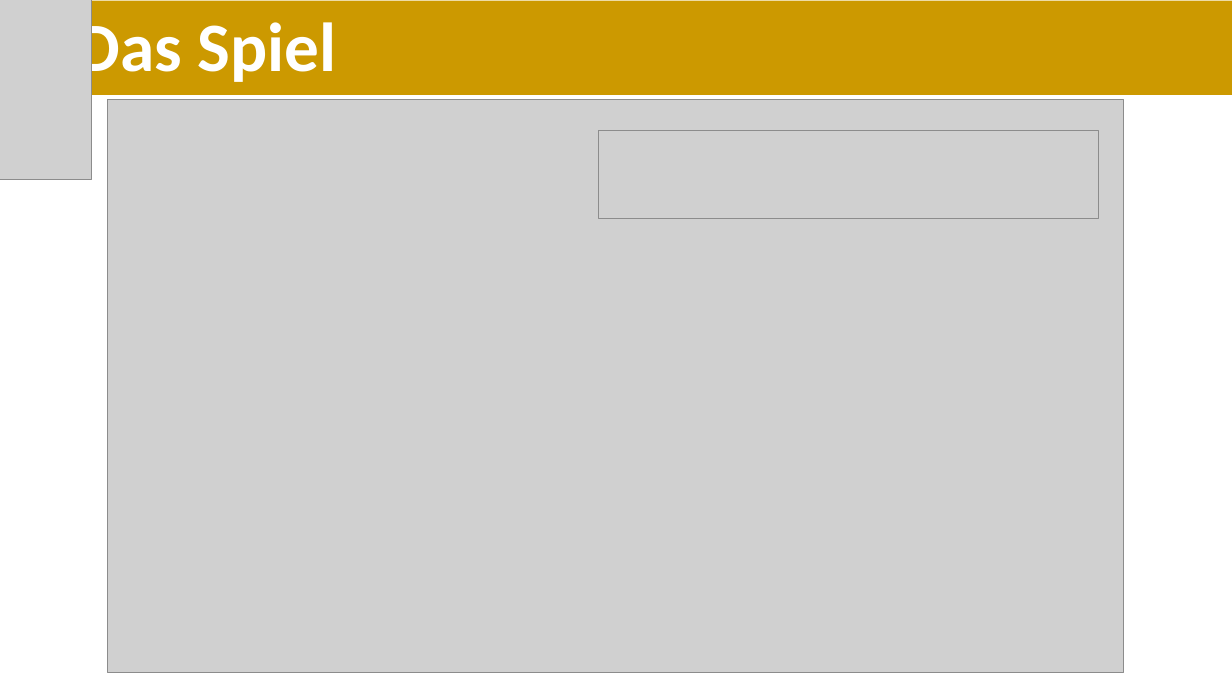
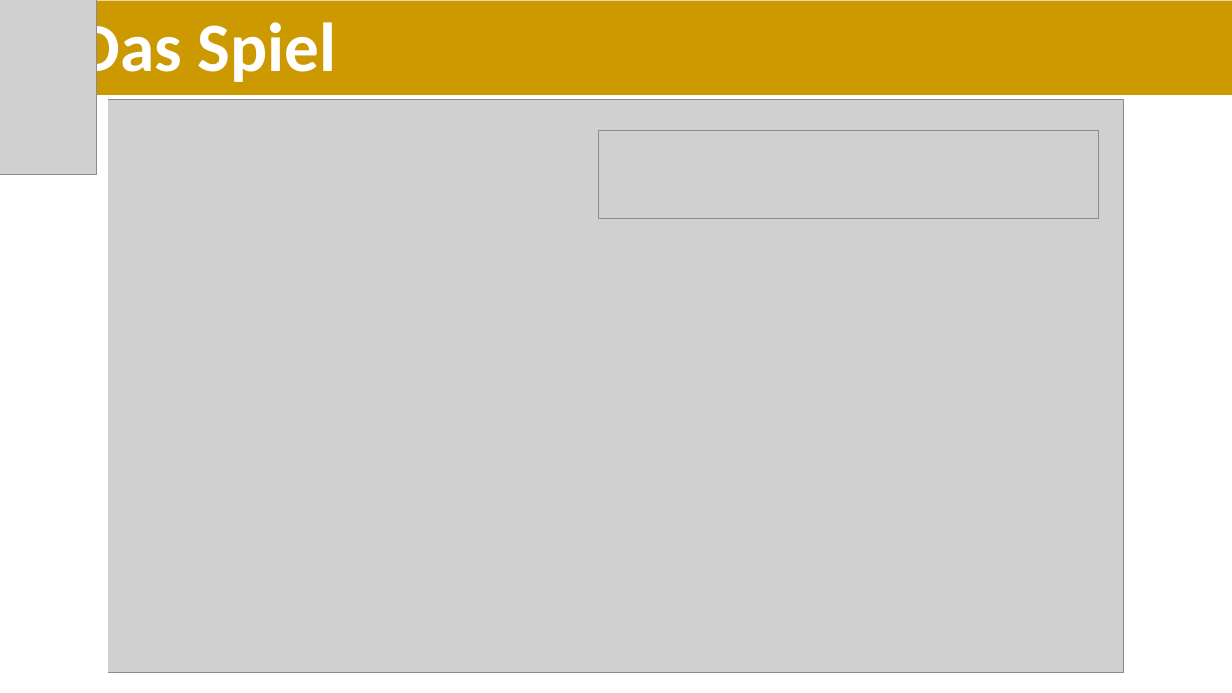
Before and after one commit to digg4/Team-Gold, a slide deck: slide 3 of Unterlagen/AbschlussPräsentationKunde.pptx. Drawn at 1232x693 pixels with LibreOffice and Linux fonts; fonts in the diff are those of the drawing; grey boxes stand for pictures. Boxes give left, top, right and bottom in pixels: in the first picture for what was removed or moved away, otherwise in the second. Text is boxed around its words. In the diff, an @@ line names an element or a change of style, - is before the commit and + after.

```diff
--- a/Unterlagen/AbschlussPräsentationKunde.pptx
+++ b/Unterlagen/AbschlussPräsentationKunde.pptx
@@ picture: place and size @@
-picture at <box>0,0,92,179</box>
+picture at <box>0,0,97,174</box>
@@ rectangle added at <box>0,100,107,672</box>, fill #FFFFFF, outline #FFFFFF 1 pt @@
```
Also in this commit, not shown: 4 other slides changed.
